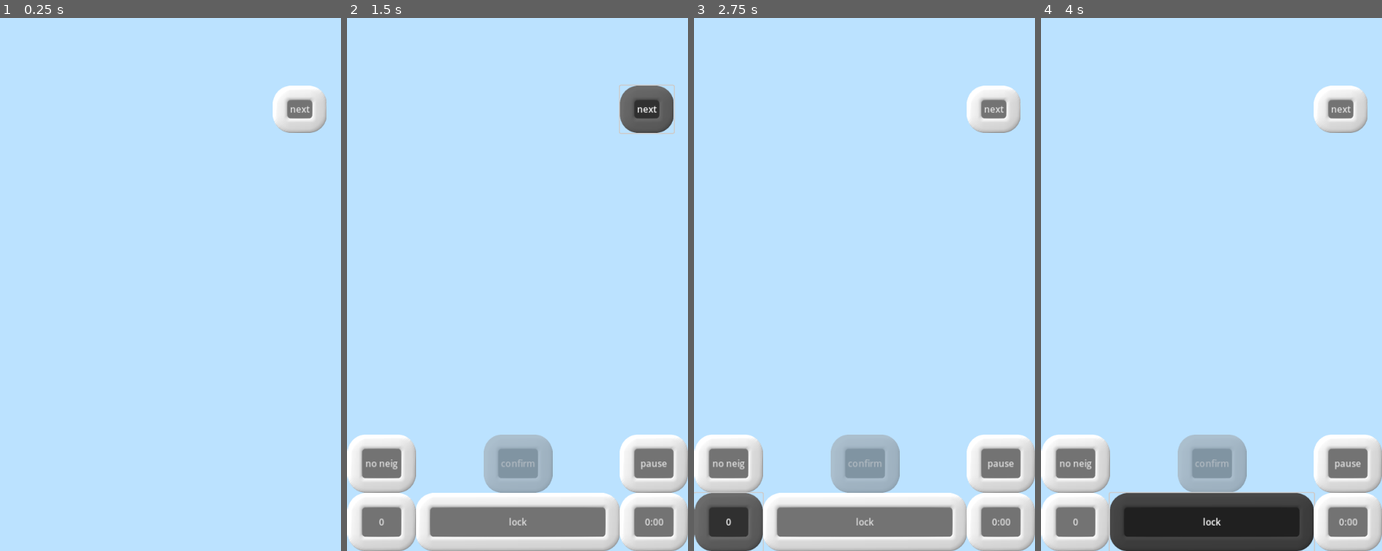
Above: before the commit, frames 1-4 (left to right).
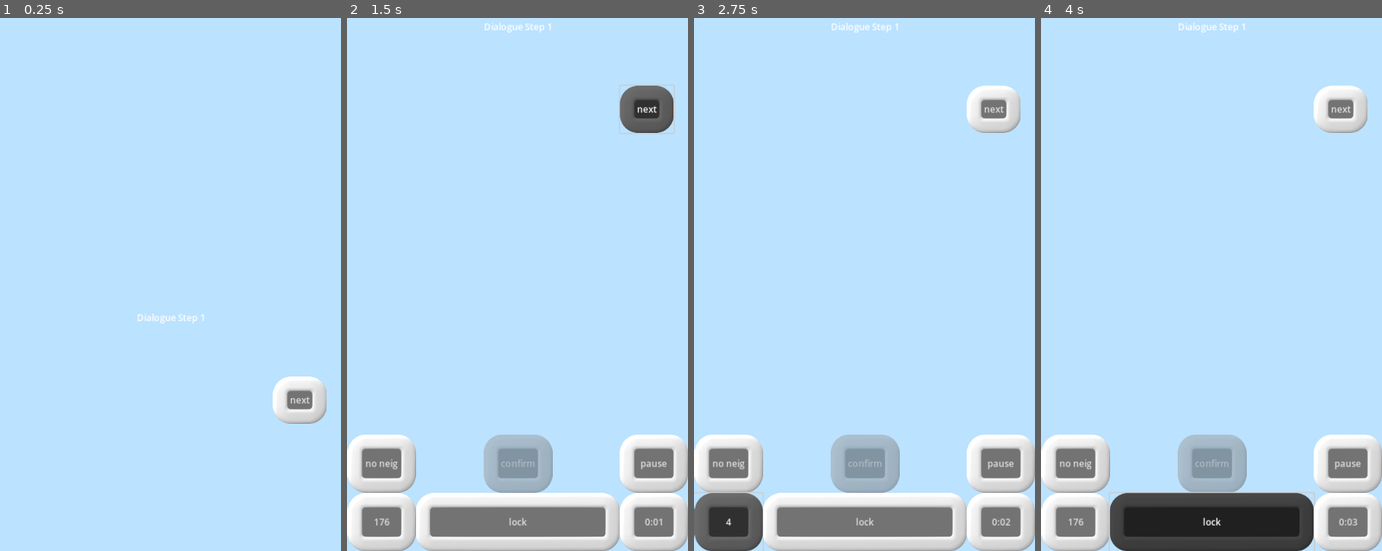
Above: after the commit, the same moments.

Repository: WalynC/sphereSweeperGodot
Game: Godot game, scene res://mainScenes/tutorial.tscn
Two runs of this game, one before a commit and one after it. Both use one fixed random seed, a clock stepped at 60 frames per second and the inputs below. This scene is started directly instead of the project's main scene. Sound files missing from this copy of the repository are replaced by a short silence.
Inputs:
- Up to frame 1 (0.25 s): no input
- Up to frame 2 (1.5 s): click "next" at 0.5 s; click "next" at 1.25 s
- Up to frame 3 (2.75 s): click "0" (after the commit: "176") at 2 s
- Up to frame 4 (4 s): click "0" (after the commit: "4") at 2.75 s; click "lock" at 3.5 s

The runs differ from the first frame. In frame 1, 2.6% of the frame differs, in the area x 40-96%, y 12-77%; in frame 2, 0.2%; in frame 3, 0.1%; in frame 4, 0.2%.

Commit message:
Tutorial game loop is complete

Diff:
--- a/mainScenes/tutorial.tscn
+++ b/mainScenes/tutorial.tscn
@@ -80,6 +80,7 @@
 visLoad = NodePath("VisualLoader")
 worldPivot = NodePath("WorldPivot")
 controlBlocker = NodePath("ControlRoot/controlBlocker")
+preset = Array[int]([495, 471, 483, 102])
 
 [node name="WorldEnvironment" type="WorldEnvironment" parent="."]
 environment = ExtResource("2_o1heu")
@@ -182,37 +183,9 @@
 gm = NodePath("../..")
 controls = NodePath("../../Controls")
 pauseScreen = NodePath("../tutorial_pause_menu")
-tutorial = NodePath("../tutorialBox")
-
-[node name="tutorial_pause_menu" parent="ControlRoot" node_paths=PackedStringArray("gm", "gameUI", "optionsUI") instance=ExtResource("15_kkf3v")]
-layout_mode = 1
-offset_top = 1024.0
-offset_bottom = 1024.0
-gm = NodePath("../..")
-gameUI = NodePath("../game_ui")
-optionsUI = NodePath("../options_menu")
-
-[node name="options_menu" parent="ControlRoot" node_paths=PackedStringArray("previousUI") instance=ExtResource("17_d6i8j")]
-layout_mode = 1
-offset_top = 1024.0
-offset_bottom = 1024.0
-previousUI = NodePath("../tutorial_pause_menu")
-
-[node name="chainClearText" type="Label" parent="ControlRoot"]
-layout_mode = 1
-anchors_preset = -1
-anchor_left = 0.3
-anchor_top = 0.7
-anchor_right = 0.7
-anchor_bottom = 0.8
-grow_horizontal = 2
-grow_vertical = 2
-theme = SubResource("Theme_l0gl4")
-horizontal_alignment = 1
-vertical_alignment = 1
-script = ExtResource("18_uscf3")
-
-[node name="tutorialBox" type="Control" parent="ControlRoot"]
+tutorial = NodePath("tutorialBox")
+
+[node name="tutorialBox" type="Control" parent="ControlRoot/game_ui"]
 layout_mode = 1
 anchors_preset = 15
 anchor_right = 1.0
@@ -221,7 +194,7 @@
 grow_vertical = 2
 mouse_filter = 2
 
-[node name="tutorialText" type="Label" parent="ControlRoot/tutorialBox"]
+[node name="tutorialText" type="Label" parent="ControlRoot/game_ui/tutorialBox"]
 layout_mode = 1
 anchors_preset = -1
 anchor_right = 1.0
@@ -230,7 +203,7 @@
 horizontal_alignment = 1
 vertical_alignment = 1
 
-[node name="Button" type="Button" parent="ControlRoot/tutorialBox"]
+[node name="Button" type="Button" parent="ControlRoot/game_ui/tutorialBox"]
 layout_mode = 1
 anchors_preset = -1
 anchor_left = 0.8
@@ -240,6 +213,34 @@
 offset_bottom = 32.0
 text = "next"
 
+[node name="tutorial_pause_menu" parent="ControlRoot" node_paths=PackedStringArray("gm", "gameUI", "optionsUI") instance=ExtResource("15_kkf3v")]
+layout_mode = 1
+offset_top = 1024.0
+offset_bottom = 1024.0
+gm = NodePath("../..")
+gameUI = NodePath("../game_ui")
+optionsUI = NodePath("../options_menu")
+
+[node name="options_menu" parent="ControlRoot" node_paths=PackedStringArray("previousUI") instance=ExtResource("17_d6i8j")]
+layout_mode = 1
+offset_top = 1024.0
+offset_bottom = 1024.0
+previousUI = NodePath("../tutorial_pause_menu")
+
+[node name="chainClearText" type="Label" parent="ControlRoot"]
+layout_mode = 1
+anchors_preset = -1
+anchor_left = 0.3
+anchor_top = 0.7
+anchor_right = 0.7
+anchor_bottom = 0.8
+grow_horizontal = 2
+grow_vertical = 2
+theme = SubResource("Theme_l0gl4")
+horizontal_alignment = 1
+vertical_alignment = 1
+script = ExtResource("18_uscf3")
+
 [node name="RevealSound" type="Node" parent="."]
 script = ExtResource("19_ni5lf")
 sounds = Array[AudioStream]([ExtResource("20_s31lb"), ExtResource("21_2iaph"), ExtResource("22_1hu3f"), ExtResource("23 …(235 unchanged characters)…
@@ -255,10 +256,11 @@
 [node name="Tutorial" type="Node" parent="." node_paths=PackedStringArray("tutorialStepContainer", "instructionsText")]
 script = ExtResource("35_t3qiy")
 tutorialStepContainer = NodePath(".")
-instructionsText = NodePath("../ControlRoot/tutorialBox/tutorialText")
+instructionsText = NodePath("../ControlRoot/game_ui/tutorialBox/tutorialText")
 
 [node name="DialogueStep" type="Node" parent="Tutorial" node_paths=PackedStringArray("button")]
 script = ExtResource("36_axjuh")
-button = NodePath("../../ControlRoot/tutorialBox/Button")
+button = NodePath("../../ControlRoot/game_ui/tutorialBox/Button")
+instructions = "Dialogue Step 1"
 
 [connection signal="again_button" from="ControlRoot/win_screen" to="." method="reset_game"]
--- a/scripts/Board.gd
+++ b/scripts/Board.gd
@@ -308,6 +308,18 @@
 	gm.isphere.arr[Mesh.ARRAY_VERTEX] = vecs
 	gm.isphere.Init()
 
+func LoadPreset():
+	boardGenerated = true
+	mines = gm.preset.size()
+	nonMines = triangles.size() - mines
+	for i in gm.preset:
+		var tri = triangles[i/3]
+		mined[i/3]=null
+		for t in tri.neighbors:
+			numbered[t.vertIndices[0]/3] = null
+			t.mineCount +=1
+		tri.mine = true
+
 func GetGeodesicPoints(amount,a,b):
 	var ret = []
 	var ran = range(0,amount)
--- a/scripts/GameManager.gd
+++ b/scripts/GameManager.gd
@@ -35,6 +35,8 @@
 @export var worldPivot: Node3D
 @export var controlBlocker : Control
 
+@export var preset: Array[int]
+
 # Called when the node enters the scene tree for the first time.
 func _ready():
 	instance = self
@@ -53,6 +55,8 @@
 	board._ready()
 	visLoad.loadTheme()
 	if (loading): board.LoadSave()
+	if (preset.size() > 0):
+		board.LoadPreset()
 
 func win():
 	emit_signal("winEvent")
